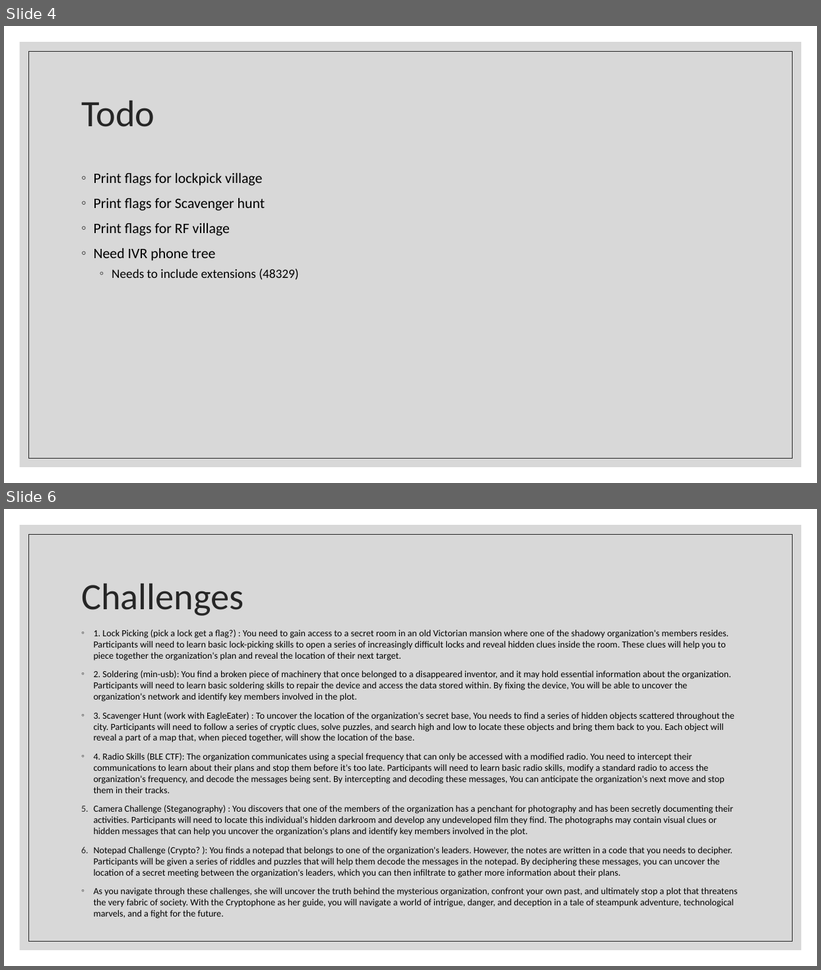
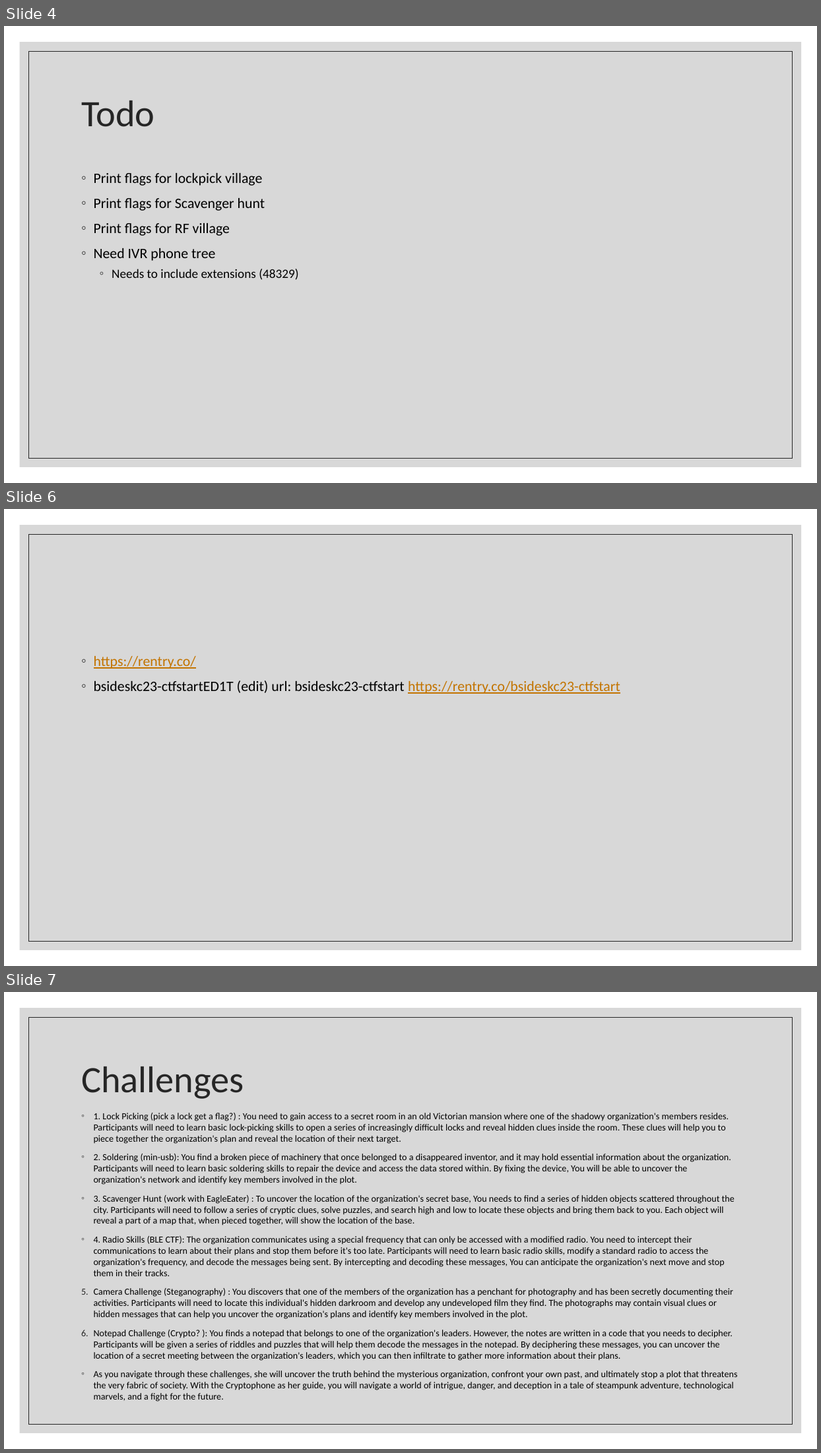
Before and after one commit to BadgePiratesLLC/BSidesKC_2023, a slide deck: CTF/BsidesKC 2023 Badge CTF.pptx. Shown one above the other, each under a label of ours: slides 4 and 6 before the commit, slides 4, 6 and 7 after it; the slides between them are not shown. The pictures are 821x970 and 821x1453 pixels, drawn with LibreOffice and Linux fonts; fonts in the diff are those of the drawing. Boxes give left, top, right and bottom in pixels: in the first picture for what was removed or moved away, otherwise in the second. Text is boxed around its words. In the diff, an @@ line names an element or a change of style, - is before the commit and + after.

```diff
--- a/CTF/BsidesKC 2023 Badge CTF.pptx
+++ b/CTF/BsidesKC 2023 Badge CTF.pptx
@@ slide 6 added at bbox=[4, 509, 817, 966], background #FFFFFF; not listed: 2 template elements that a slide beside it also shows @@
@@ text added at bbox=[94, 656, 620, 694], 17 pt, text #C37400, underline @@
+◦ https://rentry.co/
+◦ bsideskc23-ctfstartED1T (edit) url: bsideskc23-ctfstart https://rentry.co/bsideskc23-ctfstart
@@ what was slide 6 is now slide 7 @@
```
Also in this commit, not shown: 1 slide changed.
